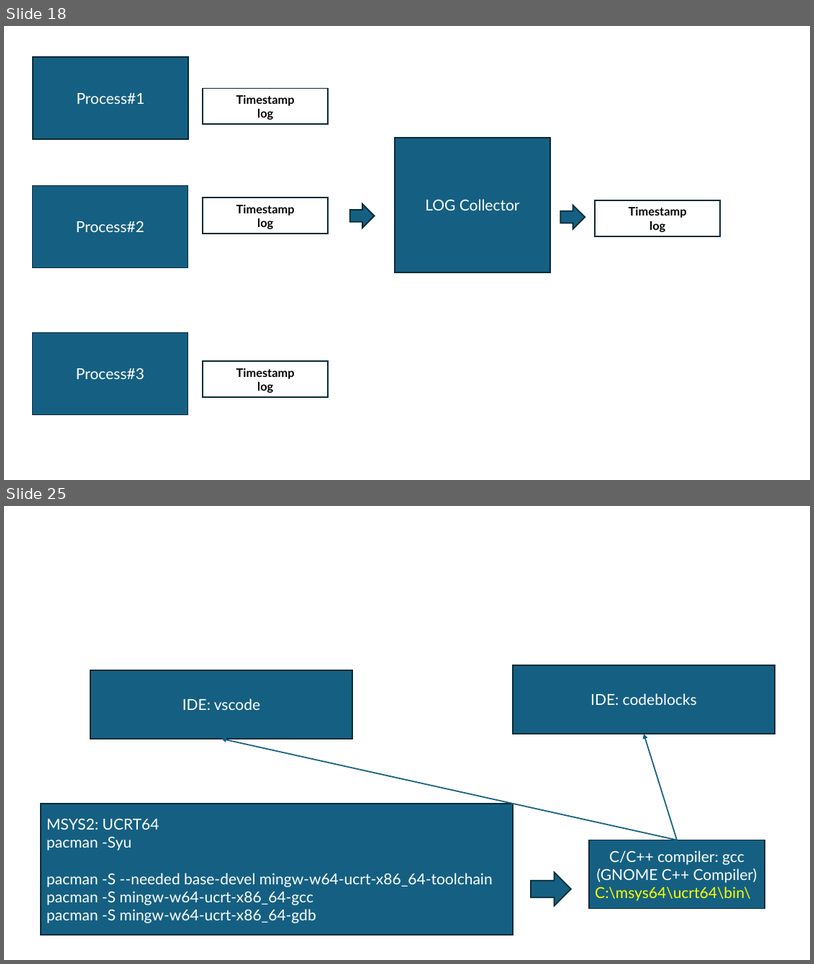
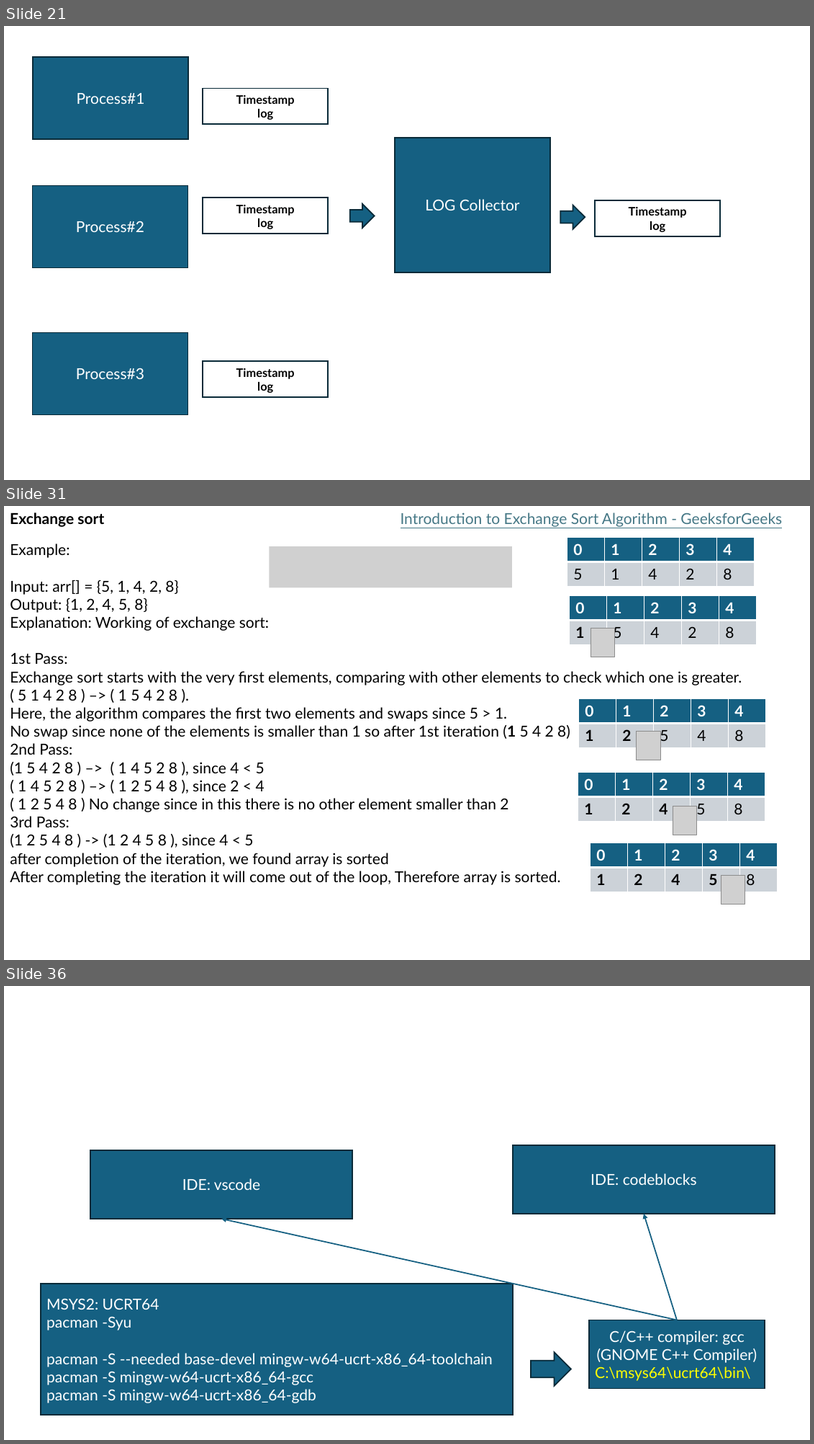
Before and after one commit to mo-mosverkstad/my_data_structure, a slide deck: ppt/dataStructure.pptx. Shown one above the other, each under a label of ours: slides 18 and 25 before the commit, slides 21, 31 and 36 after it; the slides between them are not shown. The pictures are 814x964 and 814x1444 pixels, drawn with LibreOffice and Linux fonts; fonts in the diff are those of the drawing; grey boxes stand for pictures. Boxes give left, top, right and bottom in pixels: in the first picture for what was removed or moved away, otherwise in the second. Text is boxed around its words. In the diff, an @@ line names an element or a change of style, - is before the commit and + after.

Commit message:
Heapsort, Mergesort, Bubblesort, Exchangesort
Heapsort, Mergesort, Bubblesort, Exchangesort

```diff
--- a/ppt/dataStructure.pptx
+++ b/ppt/dataStructure.pptx
@@ slide 31 added at (4,506,810,960), background #FFFFFF @@
@@ text added at (10,512,104,527), 18 pt, text #000000, bold @@
+Exchange sort
@@ text added at (401,512,782,527), 18 pt, text #467886, underline @@
+Introduction to Exchange Sort Algorithm - GeeksforGeeks
@@ text added at (10,543,743,885), 18 pt, text #000000 @@
+Example:
+Input: arr[] = {5, 1, 4, 2, 8}
+Output: {1, 2, 4, 5, 8}
+Explanation: Working of exchange sort:
+1st Pass:
+Exchange sort starts with the very first elements, comparing with other elements to check which one is greater.
+( 5 1 4 2 8 ) –> ( 1 5 4 2 8 ).
+Here, the algorithm compares the first two elements and swaps since 5 > 1.
+No swap since none of the elements is smaller than 1 so after 1st iteration (1 5 4 2 8)
+2nd Pass:
+(1 5 4 2 8 ) –> ( 1 4 5 2 8 ), since 4 < 5
+( 1 4 5 2 8 ) –> ( 1 2 5 4 8 ), since 2 < 4
+( 1 2 5 4 8 ) No change since in this there is no other element smaller than 2
+3rd Pass:
+(1 2 5 4 8 ) -> (1 2 4 5 8 ), since 4 < 5
+after completion of the iteration, we found array is sorted
+After completing the iteration it will come out of the loop, Therefore array is sorted.
@@ picture added at (270,546,513,587) @@
@@ table added at (568,538,756,587), 2 rows, 5 columns @@
+0 | 1 | 2 | 3 | 4
+5 | 1 | 4 | 2 | 8
@@ table added at (570,595,758,644), 2 rows, 5 columns @@
+0 | 1 | 2 | 3 | 4
+1 | 5 | 4 | 2 | 8
@@ picture added at (591,628,615,657) @@
@@ table added at (579,699,767,748), 2 rows, 5 columns @@
+0 | 1 | 2 | 3 | 4
+1 | 2 | 5 | 4 | 8
@@ picture added at (637,731,661,760) @@
@@ table added at (579,772,766,821), 2 rows, 5 columns @@
+0 | 1 | 2 | 3 | 4
+1 | 2 | 4 | 5 | 8
@@ picture added at (673,806,697,835) @@
@@ table added at (591,842,778,891), 2 rows, 5 columns @@
+0 | 1 | 2 | 3 | 4
+1 | 2 | 4 | 5 | 8
@@ picture added at (721,875,746,905) @@
@@ what was slide 18 is now slide 21 @@
@@ what was slide 25 is now slide 36 @@
```
Also in this commit, not shown: 7 slides changed, 10 other slides added.
